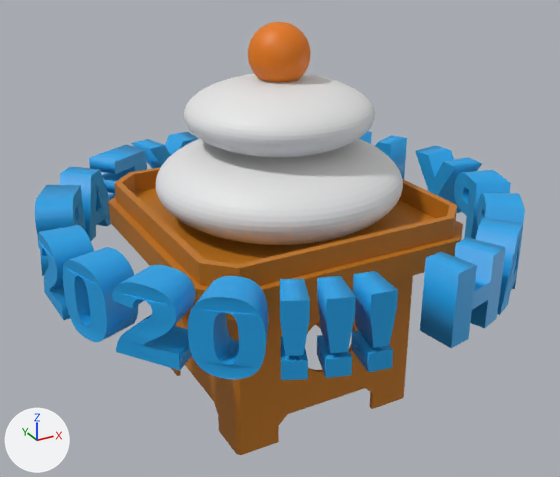
Before and after pictures for a commit that changed the glTF model newyear.glb.
Camera for both pictures: a 50 mm lens placed at (-8.04, -14.65, 11.17), pointed at (-0.08, -0.17, 3.93). Every picture has the same lights, and +X, +Y and +Z are marked at lower left. Where no turn or scale is listed for an object, it has been applied to the vertices. Vertices at the same position are counted once.

The first picture shows 'テキスト', '平面', '球', '球.001', '球.002'.
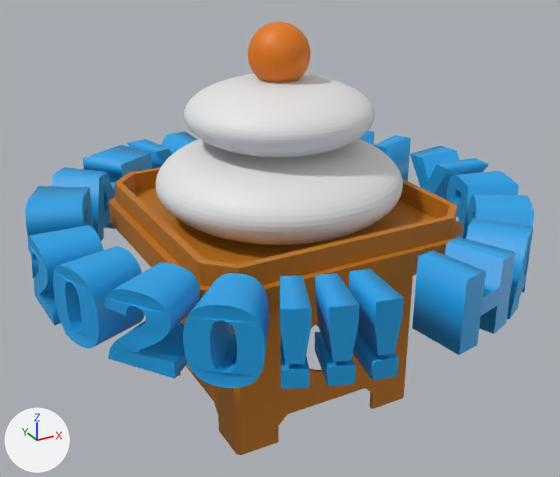
Boxes [x1, y1, x2, y2] around the edits, measured in the pictures (560 x 477 px; the box of a moved part takes in the faces that stretch with it):
'テキスト', reshaped, moved, rescaled
    before: [35, 131, 525, 380]
    after: [25, 131, 535, 389]
part 1 of me_テキスト, moved or reshaped
    before: [112, 265, 196, 370]
    after: [104, 263, 200, 379]
part 2 of me_テキスト, moved or reshaped
    before: [63, 247, 138, 342]
    after: [53, 246, 145, 349]
part 3 of me_テキスト, moved or reshaped
    before: [35, 131, 525, 380]
    after: [25, 131, 535, 389]

The change, as a diff of the scene's bpy script:
```diff
--- a/newyear.glb.py
+++ b/newyear.glb.py
@@ me_テキスト @@
 # used by ob_テキスト; location = (0.0, 0.0, 3.54); rotation_euler = (1.571, 0.0, 0.0), in degrees (90, 0, 0)
-me_テキスト.from_pydata(...)  # 3016 vertices, 5972 faces; spans x -5.4..5.4, y -0.03..1.57, z -5.4..5.36
+me_テキスト.from_pydata(...)  # 3016 vertices, 5972 faces; spans x -1.87..1.87, y -0.01..0.52, z -1.87..1.85
+# me_テキスト part 1: the loose piece of 440 vertices spanning x -4.78..-3.4, y 0.0..1.57, z 2.12..3.63 is multiplied about its middle by the matrix ((0.445, 0.001, -0.078), (0.0, 0.333, 0.0), (-0.078, -0.001, 0.39)), then moved by (2.72, -0.52, -1.91)
+# me_テキスト part 2: the loose piece of 528 vertices spanning x -5.28..-4.13, y -0.03..1.57, z 0.91..2.35 is multiplied about its middle by the matrix ((0.483, 0.0, -0.05), (0.0, 0.333, 0.0), (-0.051, 0.0, 0.352)), then moved by (3.14, -0.51, -1.08)
+# me_テキスト part 3: 2048 of 3016 vertices moved; they spanned x -5.4..5.4, y -0.03..1.57, z -5.4..5.36 and now span x -1.87..1.87, y -0.01..0.52, z -1.87..1.85; mean shift (1.2, -0.61, -0.73); largest move (-3.28, 1.57, 4.29) -> (-1.13, 0.52, 1.48)
 me_テキスト.materials.append(mat_マテリアル_003)
@@ ob_テキスト @@
 ob_テキスト = bpy.data.objects.new('テキスト', me_テキスト)
-ob_テキスト.location = (0.0, 0.0, 3.54)
+ob_テキスト.location = (0.0, 0.0, 3.5)
 ob_テキスト.rotation_euler = (1.571, 0.0, 0.0)  # degrees (90, 0, 0)
+ob_テキスト.scale = (3.0, 3.0, 3.0)
```
